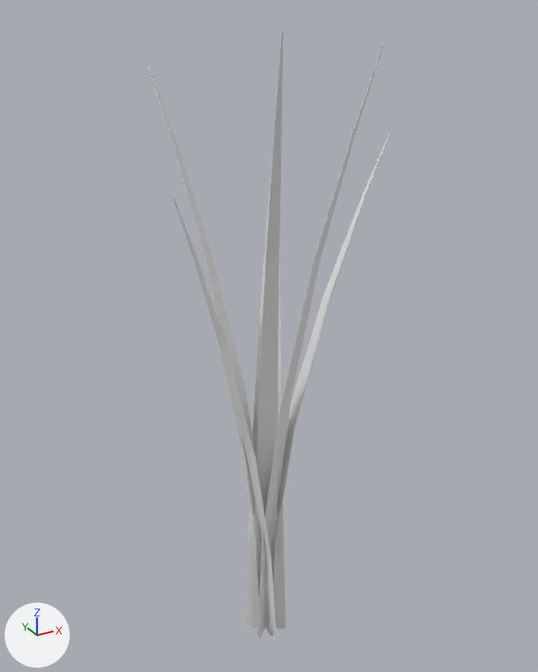
The FBX model Blender/exports/environment/reed_clump/SM_Reed_Clump.fbx: old version first, new version second.
One viewpoint serves both versions: a 50 mm lens placed at (-0.491, -0.905, 1.023), pointed at (0.021, 0.024, 0.558). Arrows for +X, +Y and +Z are at lower left; the lights stay in place. The older version comes first.

The first picture shows 'SM_Reed_Clump'.
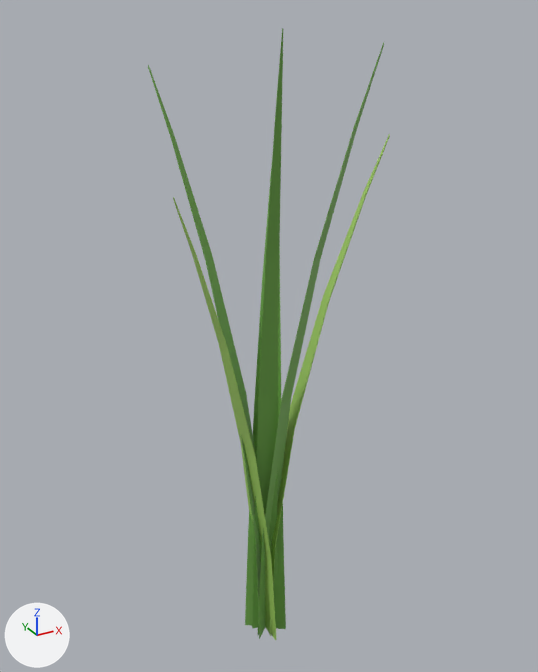
Diff of the bpy script that builds the scene:
```diff
--- a/Blender/exports/environment/reed_clump/SM_Reed_Clump.fbx.py
+++ b/Blender/exports/environment/reed_clump/SM_Reed_Clump.fbx.py
@@ mat_m_env_leaf @@
 mat_m_env_leaf = principled_material('M_ENV_LEAF')
-mat_m_env_leaf.base_color = (0.8, 0.8, 0.8)  # white #e7e7e7
+mat_m_env_leaf.base_color = (0.16, 0.39, 0.07)  # green #6fa84b
@@ mat_m_env_leaf_light @@
 mat_m_env_leaf_light = principled_material('M_ENV_LEAF_LIGHT')
-mat_m_env_leaf_light.base_color = (0.8, 0.8, 0.8)  # white #e7e7e7
+mat_m_env_leaf_light.base_color = (0.34, 0.58, 0.12)  # green #9ec861
```

Pixel boxes [x1, y1, x2, y2] of what changed, in the pictures (538 x 672 px):
'SM_Reed_Clump', recoloured
    both: [148, 28, 390, 640]
